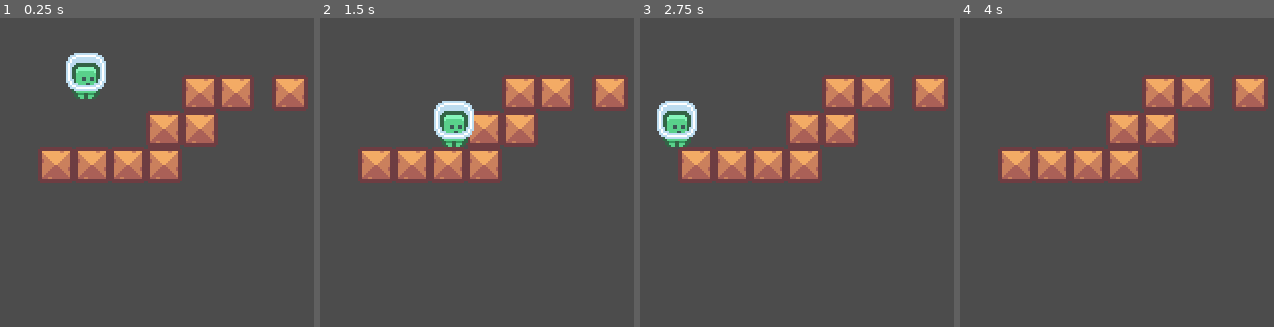
Above: before the commit, frames 1-4 (left to right).
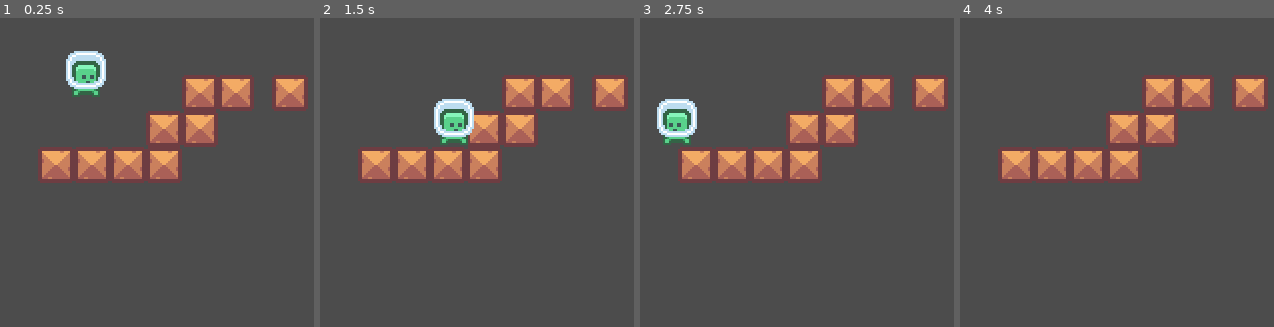
Above: after the commit, the same moments.

Repository: woliveira82/godot-pixel-plataformer
Game: Godot game, scene res://game/World.tscn
Two runs of this game, one before a commit and one after it. Both use one fixed random seed, a clock stepped at 60 frames per second and the inputs below.
Inputs:
- Up to frame 1 (0.25 s): no input
- Up to frame 2 (1.5 s): hold Right (ui_right) from 0.53 s (still down); tap Up (ui_up) at 0.77 s
- Up to frame 3 (2.75 s): tap Up (ui_up) at 1.52 s; release Right (ui_right) at 2.03 s; hold Left (ui_left) from 2.03 s (still down)
- Up to frame 4 (4 s): release Left (ui_left) at 2.78 s; hold Right (ui_right) from 2.78 s (still down); tap Up (ui_up) at 3.02, 3.77 s

The runs differ from the first frame. In frame 1, 0.9% of the frame differs, in the area x 21-34%, y 10-27%; in frame 2, 0.9%; in frame 3, 0.9%, in the area x 5-19%, y 26-42%; in frame 4, nothing differs.

Commit message:
feat: set char animation

Diff:
--- a/game/Player.gd
+++ b/game/Player.gd
@@ -8,12 +8,9 @@
 export(int) var GRAVITY = 5
 export(int) var ADDITIONAL_FALL_GRAVITY = 2
 
-
 var velocity = Vector2.ZERO
 
-
-func _ready():
-	pass # Replace with function body.
+onready var animatedSprite = $AnimatedSprite
 
 
 func _physics_process(delta):
@@ -23,22 +20,33 @@
 
 	if input.x == 0:
 		apply_friction()
+		animatedSprite.animation = "Idle"
 
 	else:
 		apply_acceleration(input.x)
+		animatedSprite.animation = "Run"
+		if input.x > 0:
+			animatedSprite.flip_h = true
+		elif input.x < 0:
+			animatedSprite.flip_h = false
 
 	if is_on_floor():
 		if Input.is_action_pressed("ui_up"):
 			velocity.y = JUMP_FORCE
 
 	else:
+		animatedSprite.animation = "Jump"
 		if Input.is_action_just_released("ui_up") and velocity.y < JUMP_RELEASE_FORCE:
 			velocity.y = JUMP_RELEASE_FORCE
 
 		if velocity.y > 0:
 			velocity.y += ADDITIONAL_FALL_GRAVITY
 
+	var was_in_air = not is_on_floor()
 	velocity = move_and_slide(velocity, Vector2.UP)
+	if is_on_floor() and was_in_air:
+		animatedSprite.animation = "Run"
+		animatedSprite.frame = 1
 
 
 func apply_gravity():
--- a/game/Player.tscn
+++ b/game/Player.tscn
@@ -7,11 +7,33 @@
 atlas = ExtResource( 1 )
 region = Rect2( 0, 0, 24, 24 )
 
+[sub_resource type="AtlasTexture" id=4]
+atlas = ExtResource( 1 )
+region = Rect2( 24, 0, 24, 24 )
+
+[sub_resource type="AtlasTexture" id=5]
+atlas = ExtResource( 1 )
+region = Rect2( 0, 0, 24, 24 )
+
+[sub_resource type="AtlasTexture" id=6]
+atlas = ExtResource( 1 )
+region = Rect2( 24, 0, 24, 24 )
+
 [sub_resource type="SpriteFrames" id=2]
 animations = [ {
 "frames": [ SubResource( 3 ) ],
+"loop": false,
+"name": "Idle",
+"speed": 5.0
+}, {
+"frames": [ SubResource( 4 ), SubResource( 5 ) ],
 "loop": true,
-"name": "Idle",
+"name": "Run",
+"speed": 5.0
+}, {
+"frames": [ SubResource( 6 ) ],
+"loop": false,
+"name": "Jump",
 "speed": 5.0
 } ]
 
@@ -23,7 +45,8 @@
 
 [node name="AnimatedSprite" type="AnimatedSprite" parent="."]
 frames = SubResource( 2 )
-animation = "Idle"
+animation = "Jump"
+playing = true
 flip_h = true
 
 [node name="CollisionShape2D" type="CollisionShape2D" parent="."]
Not shown: 1 places in game/Player.tscn that only renumber resources
